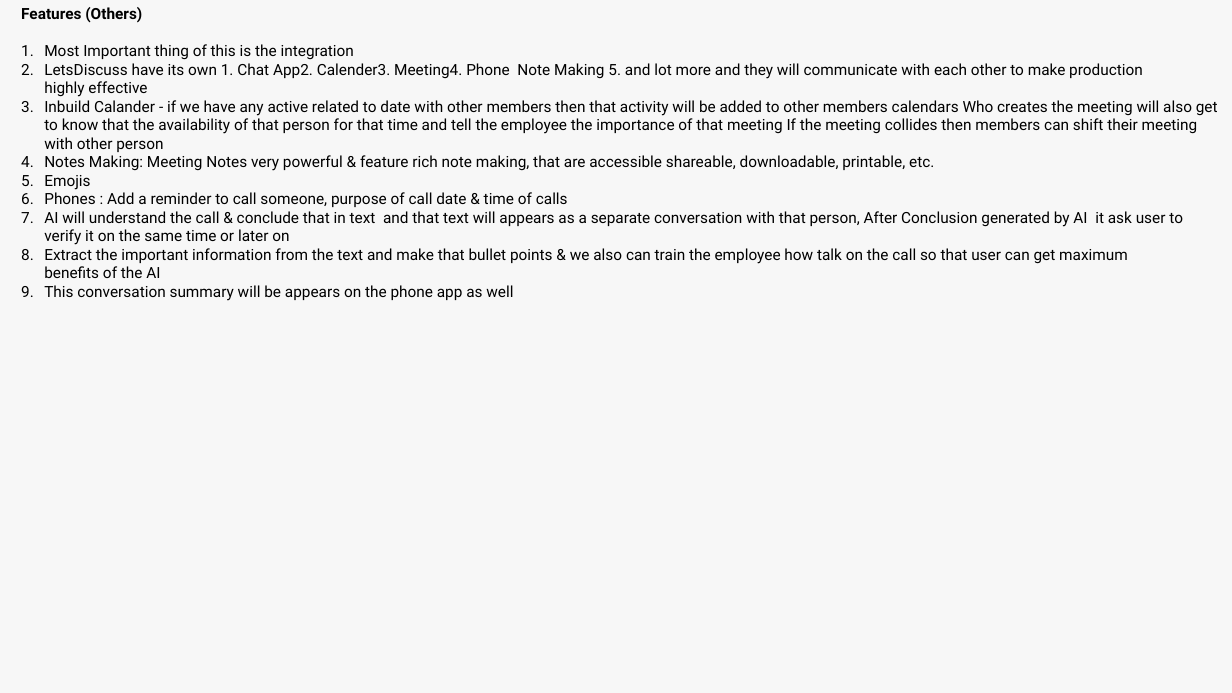
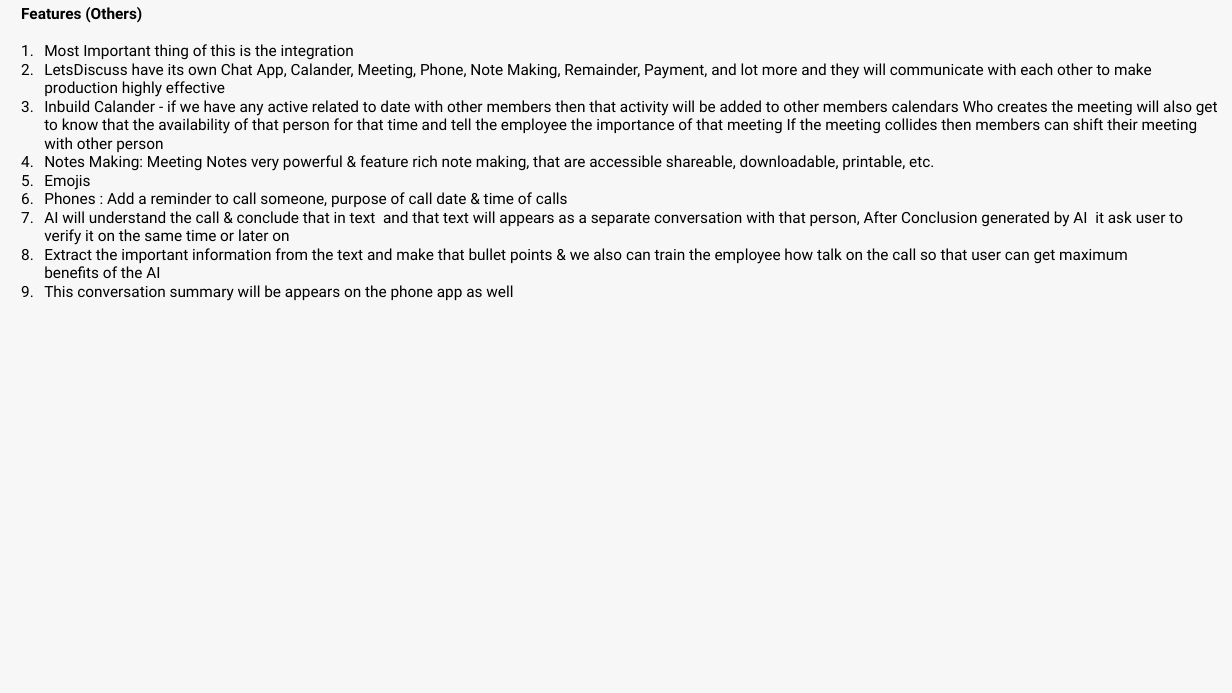
Before and after one commit to Danishan1/Html-CSS-Projects, a slide deck: slide 5 of Design Requirement/Chat/Chat - LetsDiscuss.pptx. Drawn at 1232x693 pixels with LibreOffice and Linux fonts; fonts in the diff are those of the drawing. Boxes give left, top, right and bottom in pixels: in the first picture for what was removed or moved away, otherwise in the second. Text is boxed around its words. In the diff, an @@ line names an element or a change of style, - is before the commit and + after.

```diff
--- a/Design Requirement/Chat/Chat - LetsDiscuss.pptx
+++ b/Design Requirement/Chat/Chat - LetsDiscuss.pptx
@@ text at <box>44,63,1152,97</box>: text changed @@
-2. LetsDiscuss have its own 1. Chat App2. Calender3. Meeting4. Phone Note Making 5. and lot more and they will communicate with each other to make production highly effective
+2. LetsDiscuss have its own Chat App, Calander, Meeting, Phone, Note Making, Remainder, Payment, and lot more and they will communicate with each other to make production highly effective
```
Also in this commit, not shown: 1 other slide changed, 7 other files.
